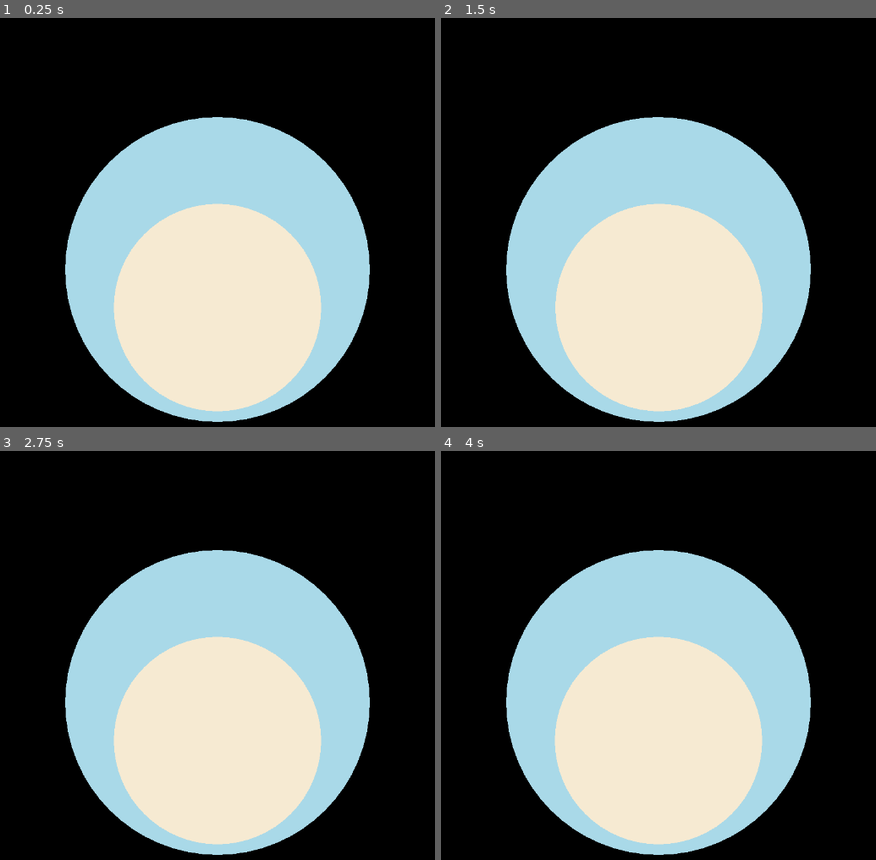
Above: before the commit, frames 1-4 (two rows, left to right).
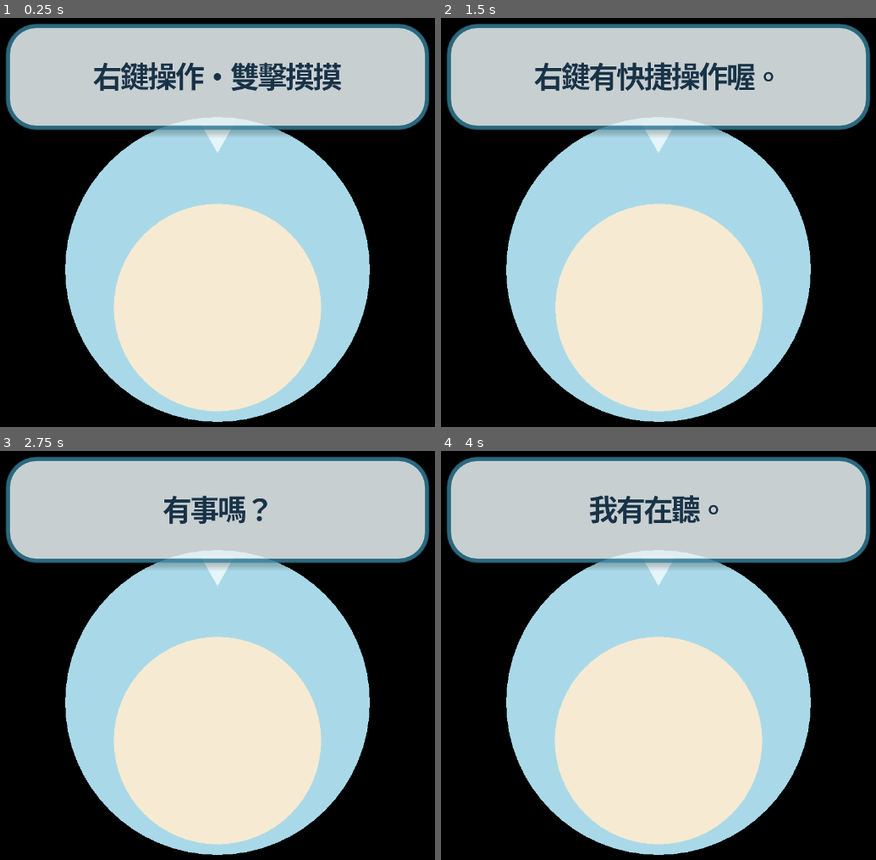
Above: after the commit, the same moments.

Repository: kai-2001/OpenDesktopPet
Game: Godot game, scene res://scenes/main.tscn
Two runs of this game, one before a commit and one after it. Both use one fixed random seed, a clock stepped at 60 frames per second and the inputs below.
Inputs (mouse positions are in pixels of both pictures, inside the frame that each line leads up to):
- Up to frame 1 (0.25 s): no input
- Up to frame 2 (1.5 s): tap Enter at 0.5 s; move the mouse to (789, 173) at 0.52 s; click (789, 173) at 0.67 s; tap Space at 1.25 s; drag from (541, 238) to (628, 341) at 1.27 s
- Up to frame 3 (2.75 s): move the mouse to (278, 491) at 2.02 s; click (278, 491) at 2.17 s
- Up to frame 4 (4 s): tap Enter at 2.75 s; drag from (628, 774) to (480, 536) at 2.77 s; tap Space at 3.5 s; move the mouse to (836, 741) at 3.52 s; click (836, 741) at 3.67 s

The runs differ from the first frame. In frame 1, 25% of the frame differs, in the area x 1-99%, y 1-33%; in frame 2, 25%; in frame 3, 25%; in frame 4, 25%.

Commit message:
Render speech inside the pet window

Diff:
--- a/scripts/main.gd
+++ b/scripts/main.gd
@@ -6,7 +6,6 @@
 @onready var bubble_label: Label = $SpeechBubble/Margin/Label
 @onready var bubble_tail: Polygon2D = $SpeechTail
 @onready var context_menu: PopupMenu = $ContextMenu
-var _speech_window: Window
 var _stats_window: Window
 var _stats_status: Label
 var _wish_status: Label
@@ -29,7 +28,6 @@
 var _known_unlocked_actions: Dictionary = {}
 var _unlock_tracking_ready := false
 var _last_state_message := "尚無紀錄"
-var _interaction_region_applied := false
 
 var _pet_hit_polygon := PackedVector2Array([
 	Vector2(70, 100), Vector2(210, 100), Vector2(245, 170),
@@ -44,7 +42,6 @@
 	get_viewport().transparent_bg = true
 	get_viewport().gui_embed_subwindows = false
 	_style_bubble()
-	_build_speech_window()
 	_build_stats_window()
 	_setup_stats_open_timer()
 	_connect_signals()
@@ -58,8 +55,6 @@
 
 func _process(_delta: float) -> void:
 	_restore_from_system_minimize()
-	if is_instance_valid(_speech_window):
-		_position_speech_window()
 	var mouse := DisplayServer.mouse_get_position()
 	if mouse.distance_to(_last_global_mouse) > 1.0:
 		_last_user_activity_ms = Time.get_ticks_msec()
@@ -68,6 +63,7 @@
 			_auto_move_tween = null
 			pet.cancel_roll()
 	_last_global_mouse = mouse
+	_update_window_passthrough(mouse)
 	_update_cursor(mouse)
 	if _left_press_pending and not _dragging:
 		var held_ms := Time.get_ticks_msec() - _left_press_started_ms
@@ -144,14 +140,13 @@
 	bubble_tail.visible = false
 	bubble_label.text = text
 	bubble_label.add_theme_font_size_override(
-		"font_size", 28 if text in ["🥕", "💧", "💤", "🪙", "✋"] else 13
+		"font_size", 20 if text in ["🥕", "💧", "💤", "🪙", "✋"] else 13
 	)
 	_layout_speech_bubble(text)
 	await get_tree().process_frame
 	if token != _bubble_token:
 		return
 	_layout_speech_bubble(text)
-	_position_speech_window()
 	bubble.visible = true
 	bubble_tail.visible = true
 	await get_tree().create_timer(seconds).timeout
@@ -181,7 +176,7 @@
 		).x
 		line_count += maxi(ceili(text_width / TEXT_WIDTH), 1)
 	var bubble_height := clampf(20.0 + line_count * 20.0, 50.0, 120.0)
-	var bubble_left := (220.0 - BUBBLE_WIDTH) / 2.0
+	var bubble_left := (280.0 - BUBBLE_WIDTH) / 2.0
 	# Explicit offsets are required here. PanelContainer recalculates `size`
 	# from its original offsets after child layout, which previously stretched
 	# short messages down over the pet.
@@ -190,55 +185,28 @@
 	bubble.offset_right = bubble_left + BUBBLE_WIDTH
 	bubble.offset_bottom = BUBBLE_BOTTOM
 	bubble_tail.polygon = PackedVector2Array([
-		Vector2(102, BUBBLE_BOTTOM - 2),
-		Vector2(118, BUBBLE_BOTTOM - 2),
-		Vector2(110, BUBBLE_BOTTOM + 11),
+		Vector2(132, BUBBLE_BOTTOM - 3),
+		Vector2(148, BUBBLE_BOTTOM - 3),
+		Vector2(140, BUBBLE_BOTTOM + 11),
 	])
-
-
-func _build_speech_window() -> void:
-	_speech_window = Window.new()
-	_speech_window.size = Vector2i(220, 140)
-	_speech_window.transparent = true
-	_speech_window.transparent_bg = true
-	_speech_window.borderless = true
-	_speech_window.unfocusable = true
-	_speech_window.mouse_passthrough = true
-	# Keep the native window alive and fully transparent. Repeatedly showing a
-	# transparent Windows window can expose one opaque compositor frame before
-	# its child controls are ready.
-	_speech_window.visible = false
-	add_child(_speech_window)
-	bubble.reparent(_speech_window, false)
-	bubble_tail.reparent(_speech_window, false)
-
-
-func _position_speech_window() -> void:
-	_speech_window.position = DisplayServer.window_get_position() + Vector2i(30, 0)
 
 
 func _finish_window_setup() -> void:
 	_place_bottom_right()
-	# Only the visible pet region captures the mouse; transparent corners click through.
-	_set_pet_passthrough()
-	_position_speech_window()
-	_speech_window.show()
+	# Rendering remains a normal transparent rectangle. Mouse input alone is
+	# toggled as the pointer enters or leaves the pet, so speech is never clipped.
+	get_window().mouse_passthrough_polygon = PackedVector2Array()
 	# Give Windows one compositor frame to apply the final position and native
-	# region, then reveal the already-loaded sprite in one complete frame.
+	# transparency, then reveal the already-loaded sprite in one complete frame.
 	await get_tree().process_frame
 	pet.visible = true
 	say("右鍵操作・雙擊摸摸", 5.0)
 
 
-func _set_pet_passthrough() -> void:
-	_update_window_interaction_region()
-
-
-func _update_window_interaction_region() -> void:
-	if _interaction_region_applied:
-		return
-	get_window().mouse_passthrough_polygon = _pet_hit_polygon
-	_interaction_region_applied = true
+func _update_window_passthrough(global_mouse: Vector2i) -> void:
+	var local_mouse := Vector2(global_mouse - DisplayServer.window_get_position())
+	var over_pet := Geometry2D.is_point_in_polygon(local_mouse, _pet_hit_polygon)
+	get_window().mouse_passthrough = not (over_pet or _dragging or _left_press_pending)
 
 
 func _update_cursor(global_mouse: Vector2i) -> void:
